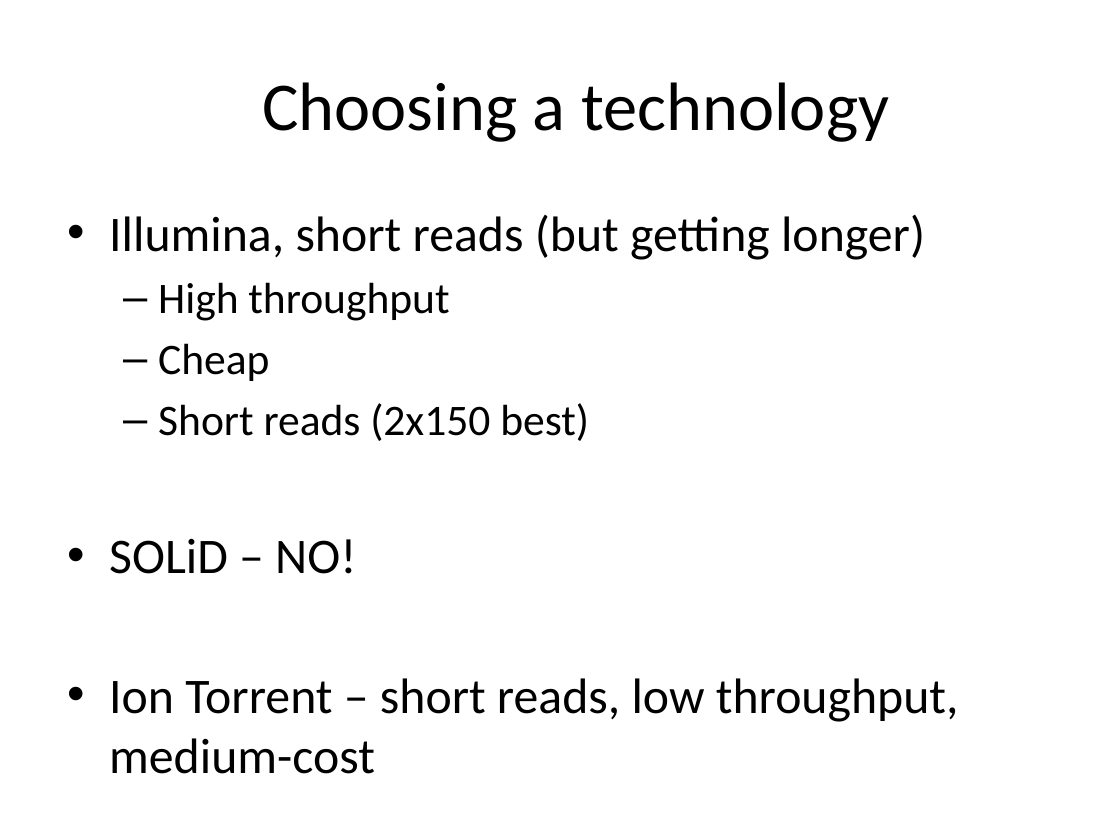
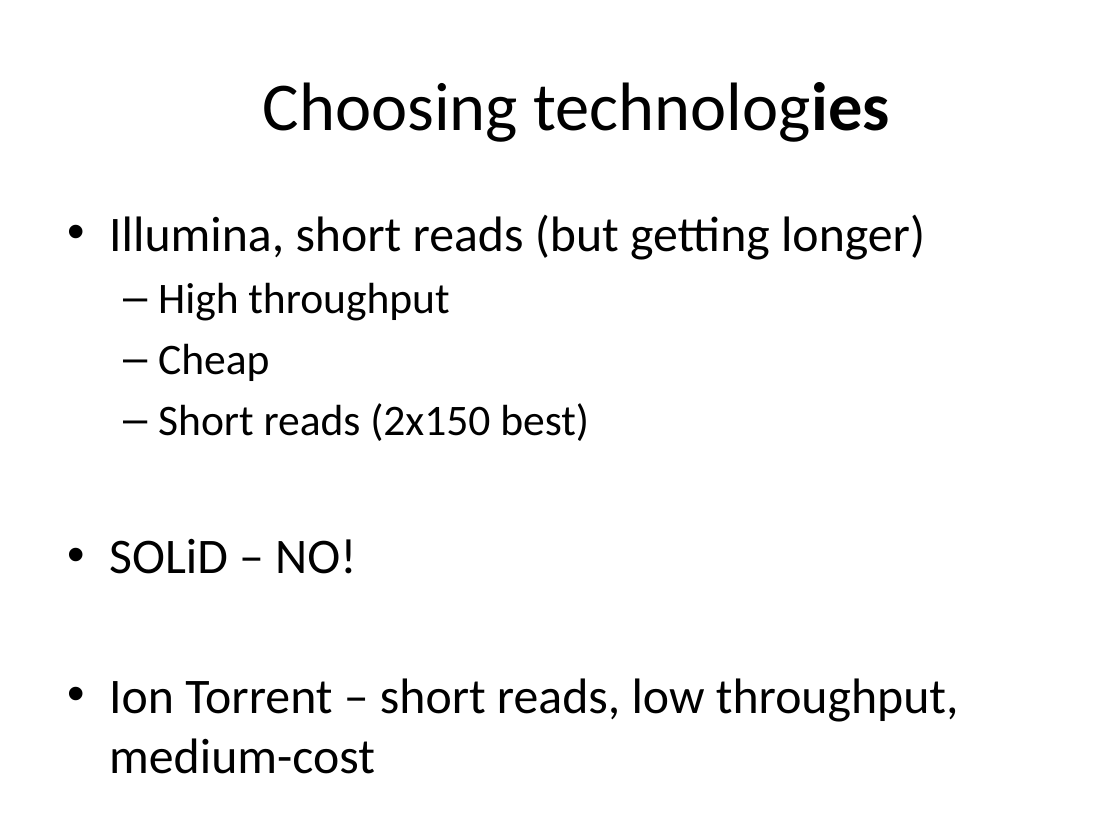
Before and after one commit to lexnederbragt/denovo-assembly-tutorial, a slide deck: slide 11 of presentations/Lecture_2_Planning_a_Sequencing_Experiment.pptx. Drawn at 1120x840 pixels with LibreOffice and Linux fonts; fonts in the diff are those of the drawing. Boxes give left, top, right and bottom in pixels: in the first picture for what was removed or moved away, otherwise in the second. Text is boxed around its words. In the diff, an @@ line names an element or a change of style, - is before the commit and + after.

```diff
--- a/presentations/Lecture_2_Planning_a_Sequencing_Experiment.pptx
+++ b/presentations/Lecture_2_Planning_a_Sequencing_Experiment.pptx
@@ text at [263, 82, 889, 142]: text changed @@
-Choosing a technology
+Choosing technologies
```
Also in this commit, not shown: 8 other slides changed, 2 other files.
